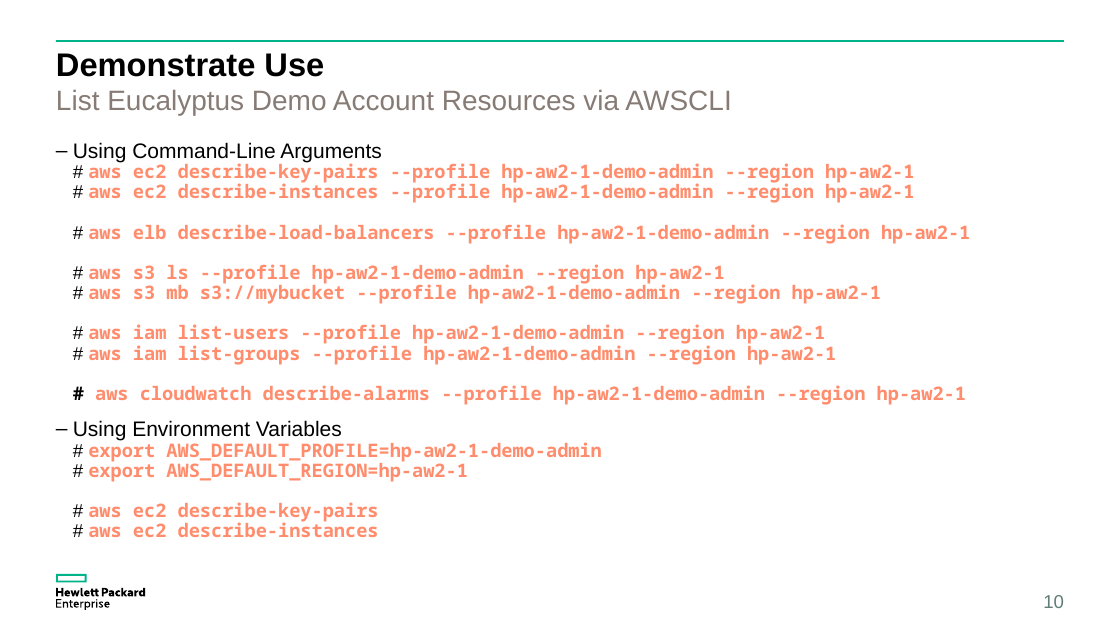
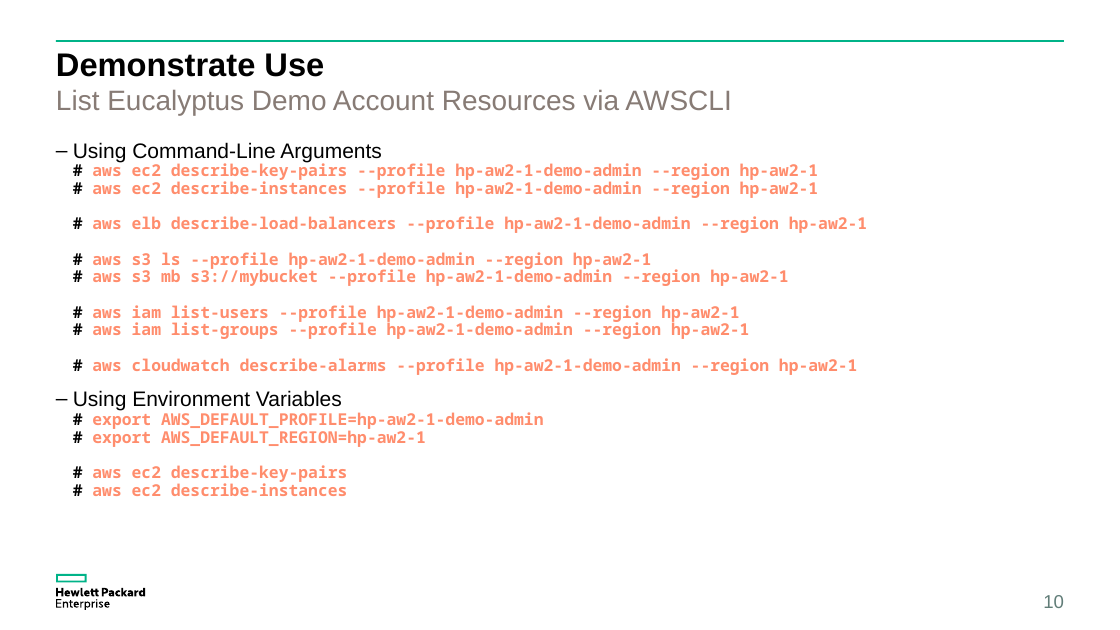
Before and after one commit to eucalyptus/euca-demo, a slide deck: slide 10 of demos/demo-90-configure-management-workstation/docs/demo-90-configure-management-workstation-short.pptx. Drawn at 1120x630 pixels with LibreOffice and Linux fonts; fonts in the diff are those of the drawing. Boxes give left, top, right and bottom in pixels: in the first picture for what was removed or moved away, otherwise in the second. Text is boxed around its words. In the diff, an @@ line names an element or a change of style, - is before the commit and + after.

```diff
--- a/demos/demo-90-configure-management-workstation/docs/demo-90-configure-management-workstation-short.pptx
+++ b/demos/demo-90-configure-management-workstation/docs/demo-90-configure-management-workstation-short.pptx
@@ text "Using Command-Line Arguments # aws ..." at <box>73,142,867,496</box>: size 16 to 14 pt; font Arial to Noto Sans Mono, bold on in "# # # # # # #", "# # # #" @@
```
Also in this commit, not shown: 3 other slides changed, 4 other files.
